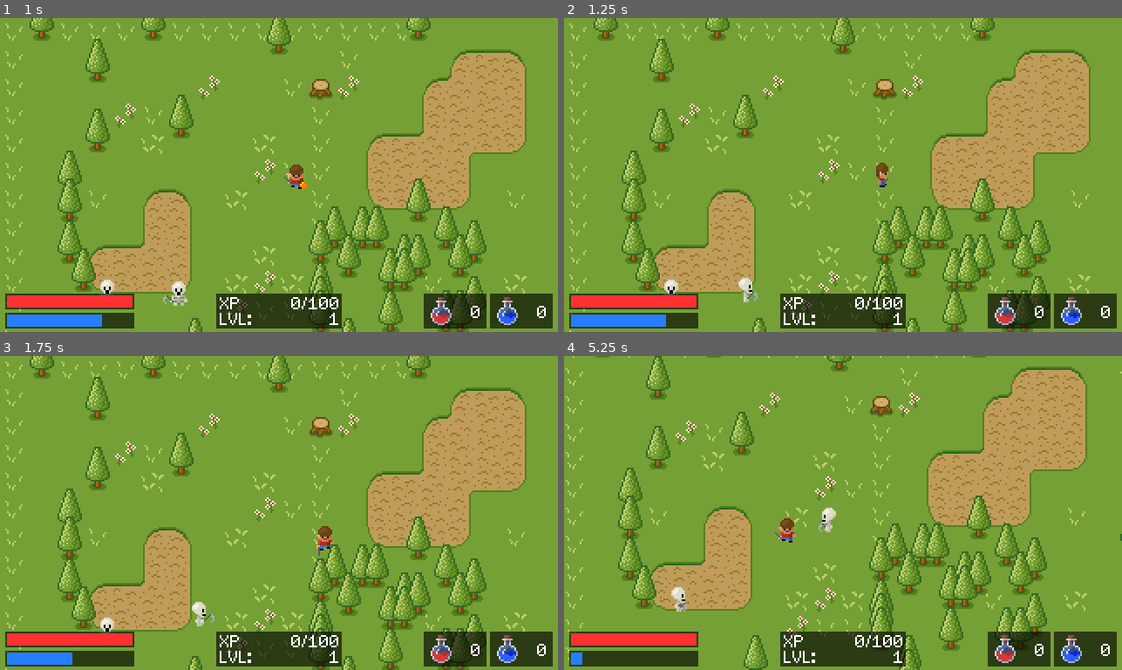
Above: before the commit, frames 1-4 (two rows, left to right).
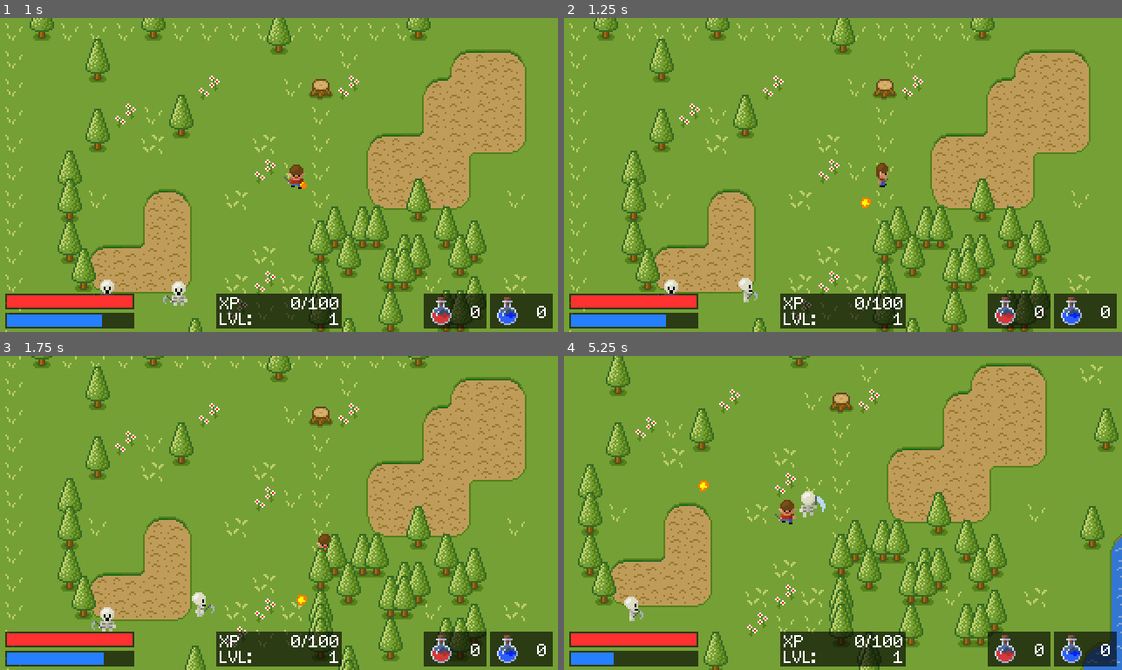
Above: after the commit, the same moments.

Repository: z-van-baars/SimpleRPG
Game: Godot game, scene res://Scenes/Main.tscn
Same seed, same stepped clock (60 frames per second), same inputs: the game is played once before the commit and once after it.
Inputs:
- Up to frame 1 (1 s): tap Enter at 0.5 s; hold Right (ui_right) from 0.53 s (still down); hold Space (attack) from 0.53 s (still down); tap Ctrl (fireball) at 0.8 s
- Up to frame 2 (1.25 s): keep holding Right (ui_right); keep holding Space (attack)
- Up to frame 3 (1.75 s): release Right (ui_right) at 1.28 s; release Space (attack) at 1.28 s; hold Down (ui_down) from 1.28 s (still down); tap Ctrl (fireball) at 1.35 s; tap Space (attack) at 1.55 s
- Up to frame 4 (5.25 s): release Down (ui_down) at 2.03 s; hold Right (ui_right) 2.03-2.78 s; hold Space (attack) 2.03-2.78 s; tap Ctrl (fireball) at 2.3, 2.85, 3.8, 4.35 s; hold Up (ui_up) 2.78-3.53 s; tap Space (attack) at 3.05, 4.55 s; hold Space (attack) 3.53-4.28 s; hold Left (ui_left) 3.53-5.03 s; hold Down (ui_down) from 5.03 s (still down); hold Space (attack) from 5.03 s (still down)

Frame 1 is identical in both runs. In frame 2, less than 0.1% of the frame differs, in the area x 53-55%, y 57-61%; in frame 3, 19%; in frame 4, 32%, in the area x 0-100%, y 0-100%.

Commit message:
Added fireballs

Diff:
--- a/Entities/Fireball/Fireball.gd
+++ b/Entities/Fireball/Fireball.gd
@@ -1,16 +1,45 @@
 extends Area2D
 
 
-# Declare member variables here. Examples:
-# var a = 2
-# var b = "text"
+var tilemap
+var speed = 80
+var direction : Vector2
+var attack_damage
+
+func _ready():
+	tilemap = get_tree().root.get_node("Root/TileMap")
 
 
-# Called when the node enters the scene tree for the first time.
-func _ready():
-	pass # Replace with function body.
+func _process(delta):
+	position = position + speed * delta * direction
 
 
-# Called every frame. 'delta' is the elapsed time since the previous frame.
-#func _process(delta):
-#	pass
+
+func _on_Fireball_body_entered(body):
+	# Ignore collision with Player and Water
+	if body.name == "Player":
+		return
+
+	if body.name == "TileMap":
+		var cell_coord = tilemap.world_to_map(position)
+		var cell_type_id = tilemap.get_cellv(cell_coord)
+		if cell_type_id == tilemap.tile_set.find_tile_by_name("Water"):
+			return
+
+	# If the firebally hit a Skeleton, call the hit() function
+	if body.name.find("Skeleton") >= 0:
+		body.hit(attack_damage)
+
+	# Stop the movement and explode
+	direction = Vector2.ZERO
+	$AnimatedSprite.play("explode")
+
+
+func _on_AnimatedSprite_animation_finished():
+	if $AnimatedSprite.animation == "explode":
+		get_tree().queue_delete(self)
+
+
+
+func _on_Timer_timeout():
+	$AnimatedSprite.play("explode")
--- /dev/null
+++ b/Entities/Fireball/Fireball.tscn
@@ -0,0 +1,44 @@
+[gd_scene load_steps=12 format=2]
+
+[ext_resource path="res://Entities/Fireball/Fireball.gd" type="Script" id=1]
+[ext_resource path="res://Entities/Fireball/fireball_explode_1.png" type="Texture" id=2]
+[ext_resource path="res://Entities/Fireball/fireball_explode_3.png" type="Texture" id=3]
+[ext_resource path="res://Entities/Fireball/fireball_explode_4.png" type="Texture" id=4]
+[ext_resource path="res://Entities/Fireball/fireball_fly_2.png" type="Texture" id=5]
+[ext_resource path="res://Entities/Fireball/fireball_fly_4.png" type="Texture" id=6]
+[ext_resource path="res://Entities/Fireball/fireball_fly_1.png" type="Texture" id=7]
+[ext_resource path="res://Entities/Fireball/fireball_fly_3.png" type="Texture" id=8]
+[ext_resource path="res://Entities/Fireball/fireball_explode_2.png" type="Texture" id=9]
+
+[sub_resource type="SpriteFrames" id=1]
+animations = [ {
+"frames": [ ExtResource( 2 ), ExtResource( 9 ), ExtResource( 3 ), ExtResource( 4 ) ],
+"loop": false,
+"name": "explode",
+"speed": 5.0
+}, {
+"frames": [ ExtResource( 7 ), ExtResource( 5 ), ExtResource( 8 ), ExtResource( 6 ) ],
+"loop": true,
+"name": "fly",
+"speed": 5.0
+} ]
+
+[sub_resource type="CircleShape2D" id=2]
+radius = 3.0
+
+[node name="Fireball" type="Area2D"]
+script = ExtResource( 1 )
+
+[node name="AnimatedSprite" type="AnimatedSprite" parent="."]
+frames = SubResource( 1 )
+animation = "explode"
+
+[node name="CollisionShape2D" type="CollisionShape2D" parent="."]
+shape = SubResource( 2 )
+
+[node name="Timer" type="Timer" parent="."]
+wait_time = 2.0
+autostart = true
+[connection signal="body_entered" from="." to="." method="_on_Fireball_body_entered"]
+[connection signal="animation_finished" from="AnimatedSprite" to="." method="_on_AnimatedSprite_animation_finished"]
+[connection signal="timeout" from="Timer" to="." method="_on_Timer_timeout"]
--- a/Entities/Player/Player.gd
+++ b/Entities/Player/Player.gd
@@ -17,6 +17,12 @@
 var next_attack_time = 0
 var attack_damage = 30
 
+# Fireball variables
+var fireball_damage = 50
+var fireball_cooldown_time = 1000
+var next_fireball_time = 0
+
+var fireball_scene = preload("res://Entities/Fireball/Fireball.tscn")
 
 
 # Called when the node enters the scene tree for the first time.
@@ -109,15 +115,24 @@
 			next_attack_time = now + attack_cooldown_time
 
 	elif event.is_action_pressed("fireball"):
-		if mana >= 25:
+		var now = OS.get_ticks_msec()
+		if mana >= 25 and now >= next_fireball_time:
 			mana -= 25
 			emit_signal("player_stats_changed", self)
 			attack_playing = true
 			var animation = get_animation_direction(last_direction) + "_fireball"
 			$Sprite.play(animation)
+			next_fireball_time = now + fireball_cooldown_time
 
 
 
 
 func _on_Sprite_animation_finished():
 	attack_playing = false
+	if $Sprite.animation.ends_with("_fireball"):
+		# instantiate fireball
+		var fireball = fireball_scene.instance()
+		fireball.attack_damage = fireball_damage
+		fireball.direction = last_direction.normalized()
+		fireball.position = position + last_direction.normalized() * 4
+		get_tree().root.get_node("Root").add_child(fireball)
--- a/Scenes/Main.tscn
+++ b/Scenes/Main.tscn
@@ -42,29 +42,49 @@
 
 [sub_resource type="SpriteFrames" id=1]
 animations = [ {
-"frames": [ ExtResource( 15 ), ExtResource( 20 ) ],
-"loop": false,
-"name": "down_attack",
-"speed": 7.0
-}, {
-"frames": [ ExtResource( 16 ), ExtResource( 28 ), ExtResource( 27 ) ],
-"loop": false,
-"name": "up_fireball",
-"speed": 7.0
-}, {
-"frames": [ ExtResource( 8 ), ExtResource( 34 ), ExtResource( 32 ) ],
-"loop": false,
-"name": "right_fireball",
-"speed": 7.0
+"frames": [ ExtResource( 9 ), ExtResource( 4 ) ],
+"loop": true,
+"name": "down_walk",
+"speed": 10.0
+}, {
+"frames": [ ExtResource( 24 ), ExtResource( 21 ), ExtResource( 25 ), ExtResource( 1 ) ],
+"loop": true,
+"name": "left_walk",
+"speed": 10.0
+}, {
+"frames": [ ExtResource( 8 ), ExtResource( 11 ), ExtResource( 13 ), ExtResource( 14 ) ],
+"loop": true,
+"name": "right_walk",
+"speed": 10.0
+}, {
+"frames": [ ExtResource( 8 ), ExtResource( 33 ), ExtResource( 31 ) ],
+"loop": false,
+"name": "right_attack",
+"speed": 7.0
+}, {
+"frames": [ ExtResource( 16 ), ExtResource( 19 ), ExtResource( 22 ) ],
+"loop": false,
+"name": "up_attack",
+"speed": 7.0
+}, {
+"frames": [ ExtResource( 8 ), ExtResource( 13 ) ],
+"loop": true,
+"name": "right_idle",
+"speed": 1.0
 }, {
 "frames": [ ExtResource( 24 ), ExtResource( 25 ) ],
 "loop": true,
 "name": "left_idle",
 "speed": 1.0
 }, {
-"frames": [ ExtResource( 24 ), ExtResource( 6 ), ExtResource( 10 ) ],
-"loop": false,
-"name": "left_fireball",
+"frames": [ ExtResource( 24 ), ExtResource( 17 ), ExtResource( 7 ) ],
+"loop": false,
+"name": "left_attack",
+"speed": 7.0
+}, {
+"frames": [ ExtResource( 15 ), ExtResource( 20 ) ],
+"loop": false,
+"name": "down_attack",
 "speed": 7.0
 }, {
 "frames": [ ExtResource( 16 ), ExtResource( 26 ), ExtResource( 30 ), ExtResource( 29 ) ],
@@ -82,45 +102,25 @@
 "name": "up_idle",
 "speed": 1.0
 }, {
-"frames": [ ExtResource( 24 ), ExtResource( 21 ), ExtResource( 25 ), ExtResource( 1 ) ],
-"loop": true,
-"name": "left_walk",
-"speed": 10.0
-}, {
-"frames": [ ExtResource( 24 ), ExtResource( 17 ), ExtResource( 7 ) ],
-"loop": false,
-"name": "left_attack",
-"speed": 7.0
-}, {
-"frames": [ ExtResource( 9 ), ExtResource( 4 ) ],
-"loop": true,
-"name": "down_walk",
-"speed": 10.0
+"frames": [ ExtResource( 16 ), ExtResource( 28 ), ExtResource( 27 ) ],
+"loop": false,
+"name": "up_fireball",
+"speed": 7.0
+}, {
+"frames": [ ExtResource( 24 ), ExtResource( 6 ), ExtResource( 10 ) ],
+"loop": false,
+"name": "left_fireball",
+"speed": 7.0
 }, {
 "frames": [ ExtResource( 18 ), ExtResource( 12 ) ],
 "loop": false,
 "name": "down_fireball",
 "speed": 7.0
 }, {
-"frames": [ ExtResource( 8 ), ExtResource( 11 ), ExtResource( 13 ), ExtResource( 14 ) ],
-"loop": true,
-"name": "right_walk",
-"speed": 10.0
-}, {
-"frames": [ ExtResource( 8 ), ExtResource( 33 ), ExtResource( 31 ) ],
-"loop": false,
-"name": "right_attack",
-"speed": 7.0
-}, {
-"frames": [ ExtResource( 16 ), ExtResource( 19 ), ExtResource( 22 ) ],
-"loop": false,
-"name": "up_attack",
-"speed": 7.0
-}, {
-"frames": [ ExtResource( 8 ), ExtResource( 13 ) ],
-"loop": true,
-"name": "right_idle",
-"speed": 1.0
+"frames": [ ExtResource( 8 ), ExtResource( 34 ), ExtResource( 32 ) ],
+"loop": false,
+"name": "right_fireball",
+"speed": 7.0
 } ]
 
 [sub_resource type="RectangleShape2D" id=2]
Not shown, added: .mono/assemblies/Debug/GodotSharp.xml
Not shown, added: .mono/assemblies/Debug/GodotSharpEditor.xml
Not shown, added: .mono/assemblies/Debug/api_hash_cache.cfg
Not shown, added: .mono/metadata/ide_server_meta.txt
Not shown, added: .mono/assemblies/Debug/GodotSharp.dll
Not shown, added: .mono/assemblies/Debug/GodotSharp.pdb
Not shown, added: .mono/assemblies/Debug/GodotSharpEditor.dll
Not shown, added: .mono/assemblies/Debug/GodotSharpEditor.pdb
